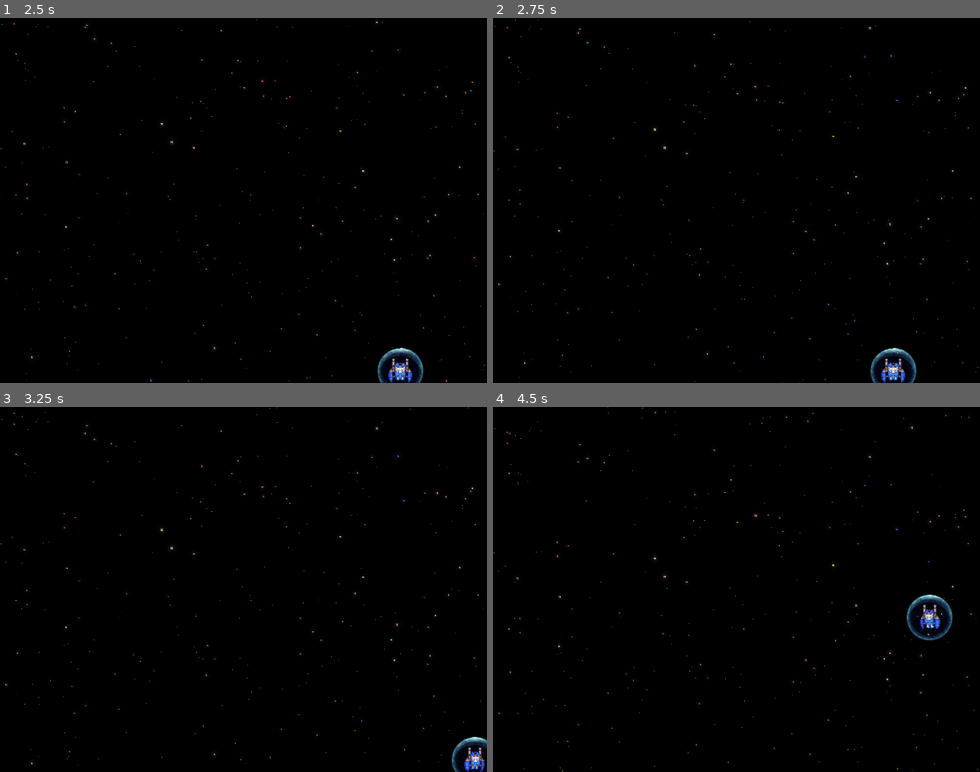
Above: before the commit, frames 1-4 (two rows, left to right).
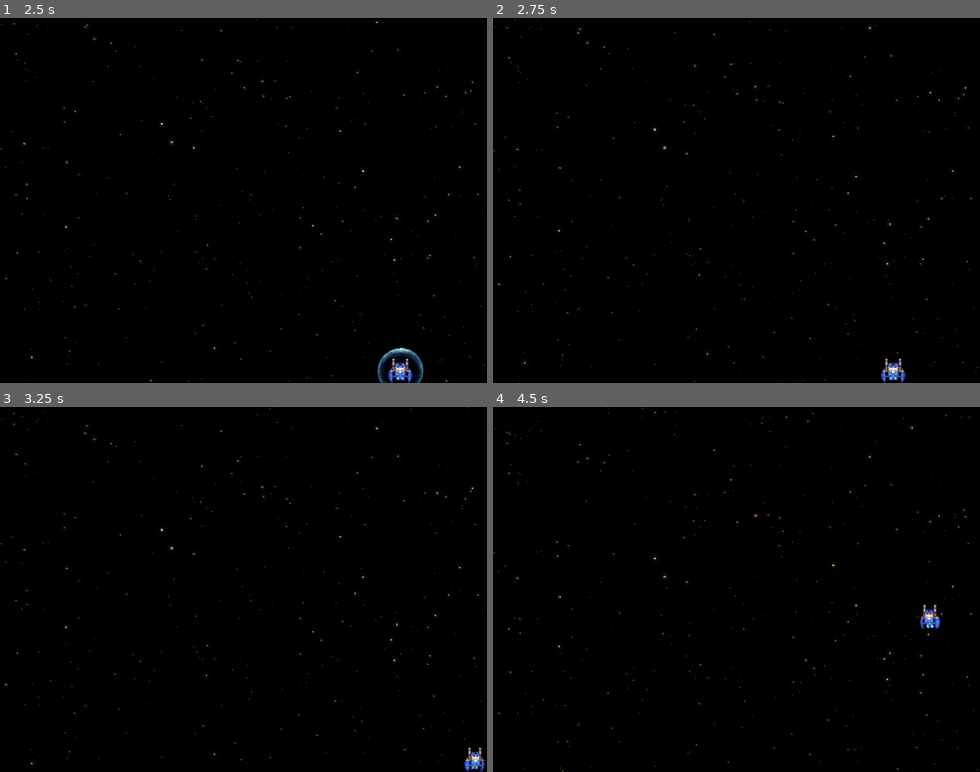
Above: after the commit, the same moments.

Repository: jaerrib/learning-godot
Game: Godot game, scene res://scenes/main/main.tscn
Two runs of this game, one before a commit and one after it. Both use one fixed random seed, a clock stepped at 60 frames per second and the inputs below.
Inputs:
- Up to frame 1 (2.5 s): click "Play" at 0.5 s; hold D (right) 1.28-2.03 s; hold S (down) from 2.03 s (still down)
- Up to frame 2 (2.75 s): keep holding S (down)
- Up to frame 3 (3.25 s): release S (down) at 2.78 s; hold D (right) from 2.78 s (still down)
- Up to frame 4 (4.5 s): release D (right) at 3.53 s; hold W (up) 3.53-4.28 s; hold A (left) from 4.28 s (still down)

Frame 1 is identical in both runs. In frame 2, 0.3% of the frame differs, in the area x 77-88%, y 90-100%; in frame 3, 0.2%; in frame 4, 0.4%, in the area x 84-95%, y 51-64%.

Commit message:
Update shield scene

Diff:
--- /dev/null
+++ b/space-ace/scenes/shield/shield.gd
@@ -0,0 +1,31 @@
+extends Area2D
+
+
+class_name Shield
+
+
+@onready var collision_shape_2d: CollisionShape2D = $CollisionShape2D
+@onready var timer: Timer = $Timer
+@onready var animation_player: AnimationPlayer = $AnimationPlayer
+@onready var sound: AudioStreamPlayer2D = $Sound
+
+
+# Called when the node enters the scene tree for the first time.
+func _ready() -> void:
+	enable_shield()
+
+
+func enable_shield() -> void:
+	collision_shape_2d.call_deferred("set_disabled", false)
+	timer.start()
+	show()
+
+
+func disable_shield() -> void:
+	timer.stop()
+	hide()
+	collision_shape_2d.call_deferred("set_disabled", true)
+
+
+func _on_timer_timeout() -> void:
+	disable_shield()
--- a/space-ace/scenes/shield/shield.tscn
+++ b/space-ace/scenes/shield/shield.tscn
@@ -1,6 +1,7 @@
-[gd_scene load_steps=6 format=3 uid="uid://ckmo3dba2esg0"]
+[gd_scene load_steps=7 format=3 uid="uid://ckmo3dba2esg0"]
 
 [ext_resource type="Texture2D" uid="uid://rib1d6ar2ump" path="res://assets/shield/spr_shield_small.png" id="1_1wxox"]
+[ext_resource type="Script" path="res://scenes/shield/shield.gd" id="1_tq7iw"]
 
 [sub_resource type="CircleShape2D" id="CircleShape2D_0aahg"]
 radius = 29.0
@@ -46,6 +47,7 @@
 [node name="Shield" type="Area2D"]
 collision_layer = 32
 collision_mask = 8
+script = ExtResource("1_tq7iw")
 
 [node name="Sprite2D" type="Sprite2D" parent="."]
 rotation = -1.5708
@@ -56,7 +58,7 @@
 shape = SubResource("CircleShape2D_0aahg")
 
 [node name="Timer" type="Timer" parent="."]
-wait_time = 5.0
+wait_time = 2.0
 one_shot = true
 
 [node name="AnimationPlayer" type="AnimationPlayer" parent="."]
@@ -65,3 +67,5 @@
 }
 
 [node name="Sound" type="AudioStreamPlayer2D" parent="."]
+
+[connection signal="timeout" from="Timer" to="." method="_on_timer_timeout"]
